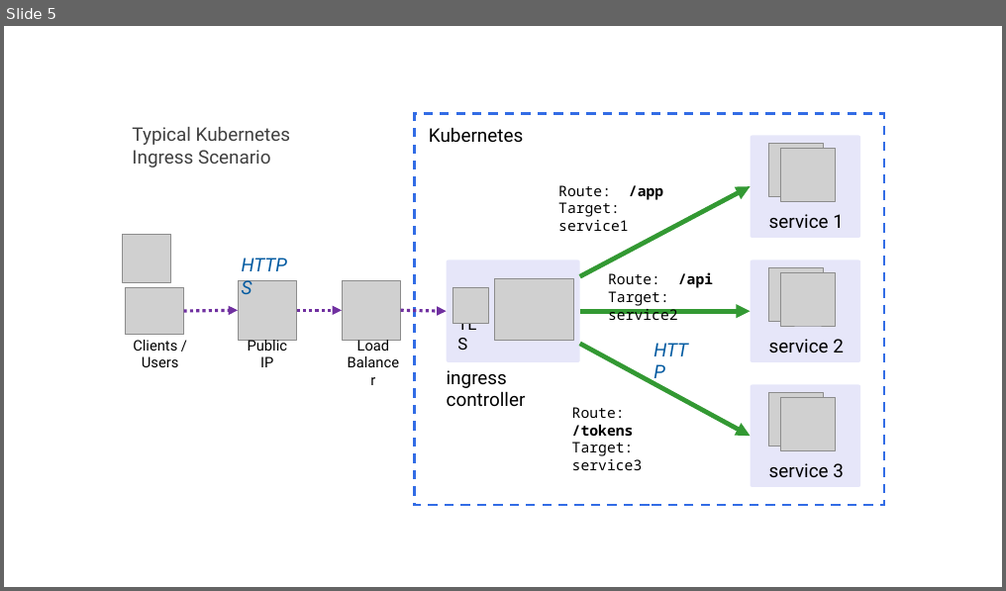
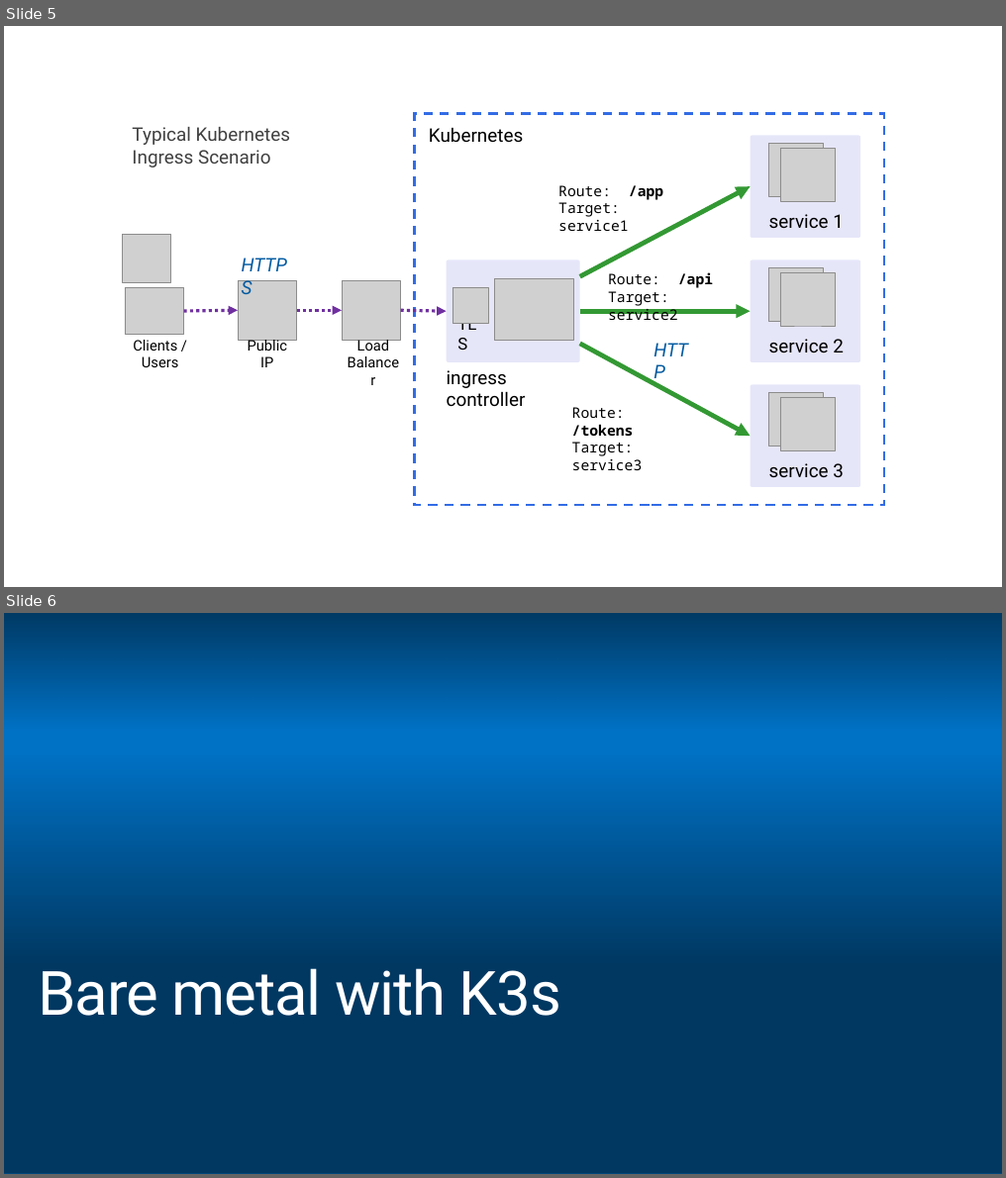
Before and after one commit to benc-uk/kube-workshop, a slide deck: etc/Workshop Diagrams.pptx. Shown one above the other, each under a label of ours: slide 5 before the commit, slides 5 and 6 after it. The pictures are 1006x591 and 1006x1178 pixels, drawn with LibreOffice and Linux fonts; fonts in the diff are those of the drawing; grey boxes stand for pictures; background and template pictures are left out. Boxes give left, top, right and bottom in pixels: in the first picture for what was removed or moved away, otherwise in the second. Text is boxed around its words. In the diff, an @@ line names an element or a change of style, - is before the commit and + after.

```diff
--- a/etc/Workshop Diagrams.pptx
+++ b/etc/Workshop Diagrams.pptx
@@ slide 6 added at <box>4,613,1002,1174</box>, background picture (left out) @@
@@ rectangle added at <box>4,613,1002,731</box>, fill gradient #000000 @@
@@ rectangle added at <box>4,755,1002,1174</box>, fill gradient #000000 @@
@@ title added at <box>38,968,561,1016</box>, 58.8 pt, text #FFFFFF @@
+Bare metal with K3s
```
Also in this commit, not shown: 5 other slides added, 20 other files.
